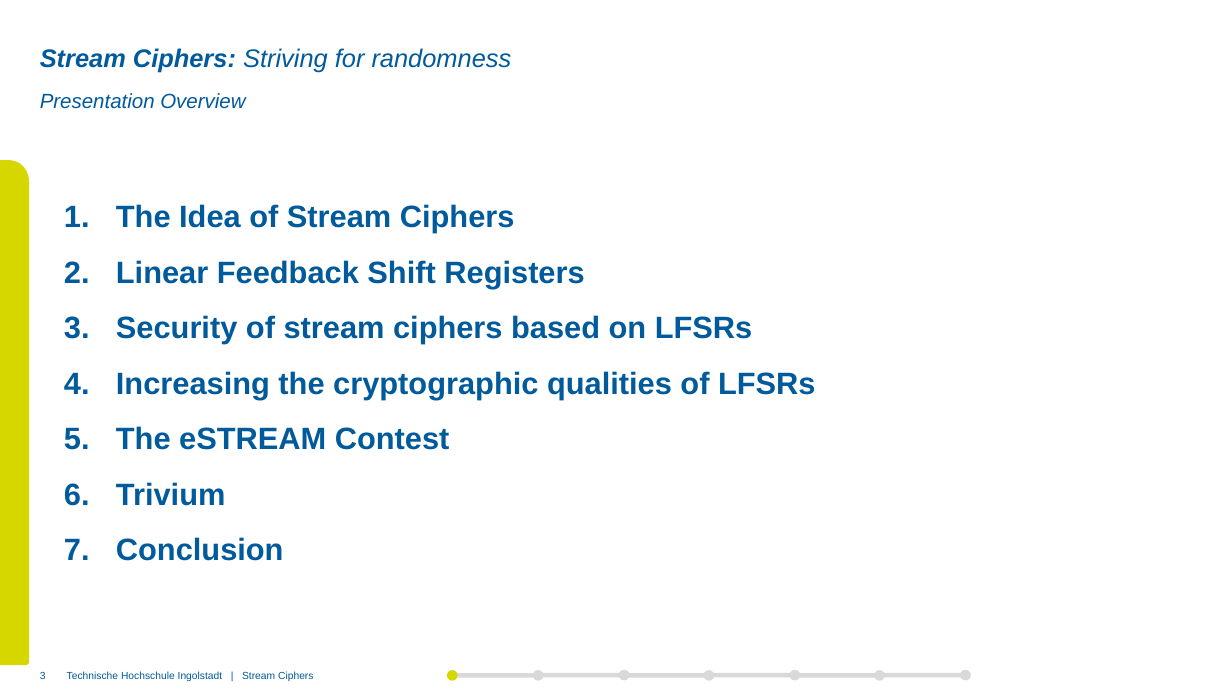
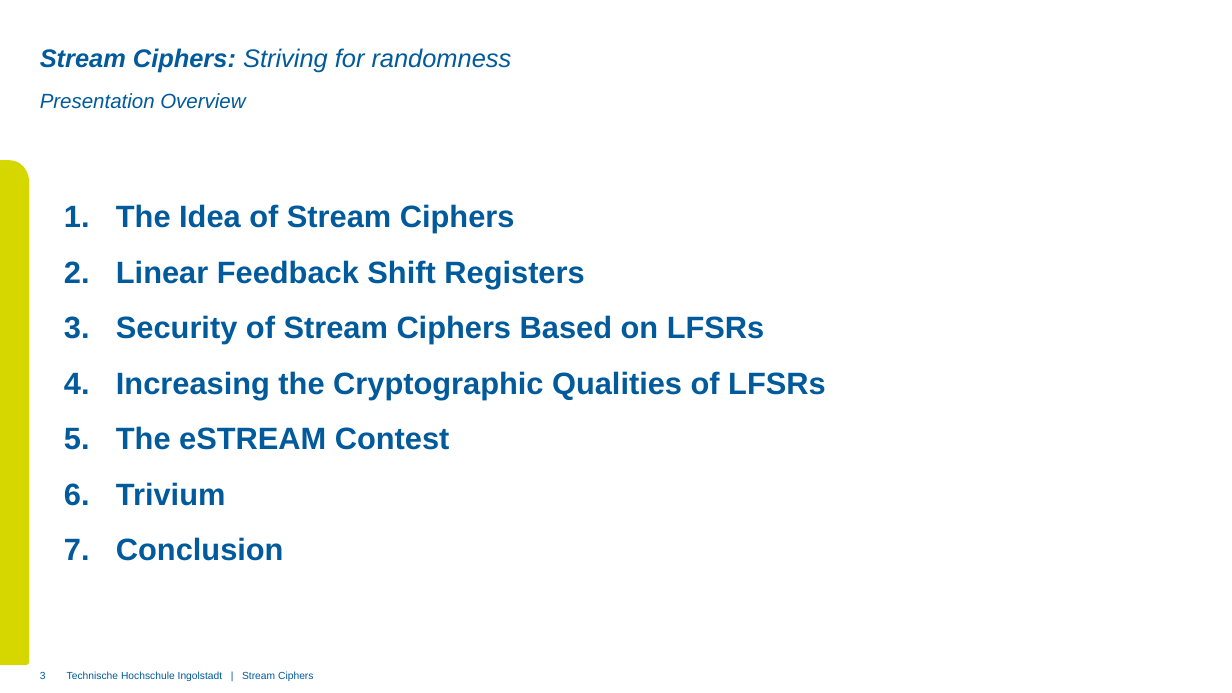
Before and after one commit to xThale/crypto-stream-ciphers, a slide deck: slide 3 of Präsentation/Presentation Unmerged Simon.pptx. Drawn at 1232x693 pixels with LibreOffice and Linux fonts; fonts in the diff are those of the drawing; background and template pictures are left out. Boxes give left, top, right and bottom in pixels: in the first picture for what was removed or moved away, otherwise in the second. Text is boxed around its words. In the diff, an @@ line names an element or a change of style, - is before the commit and + after.

```diff
--- a/Präsentation/Presentation Unmerged Simon.pptx
+++ b/Präsentation/Presentation Unmerged Simon.pptx
@@ text at <box>116,315,825,399</box>: text changed @@
-3. Security of stream ciphers based on LFSRs
-4. Increasing the cryptographic qualities of LFSRs
+3. Security of Stream Ciphers Based on LFSRs
+4. Increasing the Cryptographic Qualities of LFSRs
@@ ellipse removed at <box>447,670,458,681</box> @@
@@ rectangle removed at <box>452,673,537,677</box> @@
@@ ellipse removed at <box>533,670,544,681</box> @@
@@ rectangle removed at <box>538,673,623,677</box> @@
@@ ellipse removed at <box>619,670,630,681</box> @@
@@ rectangle removed at <box>623,673,708,677</box> @@
@@ ellipse removed at <box>703,670,714,681</box> @@
@@ rectangle removed at <box>709,673,794,677</box> @@
@@ ellipse removed at <box>789,670,800,681</box> @@
@@ rectangle removed at <box>794,673,879,677</box> @@
@@ ellipse removed at <box>874,670,885,681</box> @@
@@ rectangle removed at <box>880,673,965,677</box> @@
@@ ellipse removed at <box>960,670,971,681</box> @@
```
Also in this commit, not shown: 15 other slides changed, 4 slides added, 2 slides removed, 1 other file.
